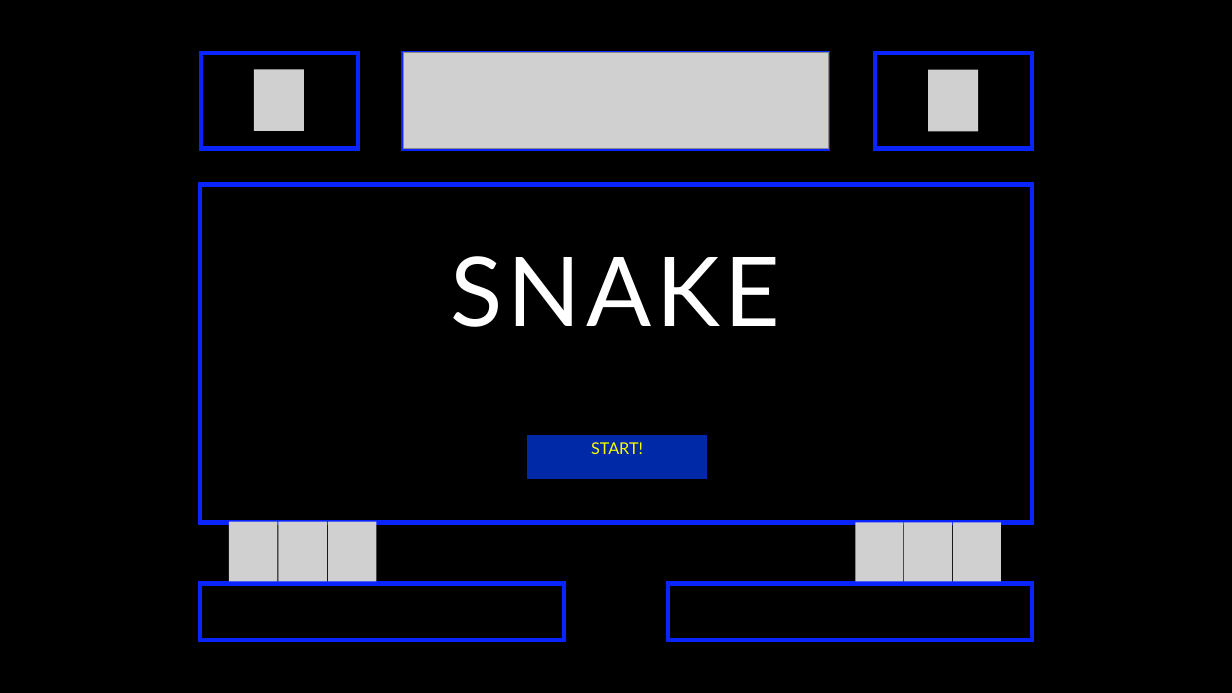
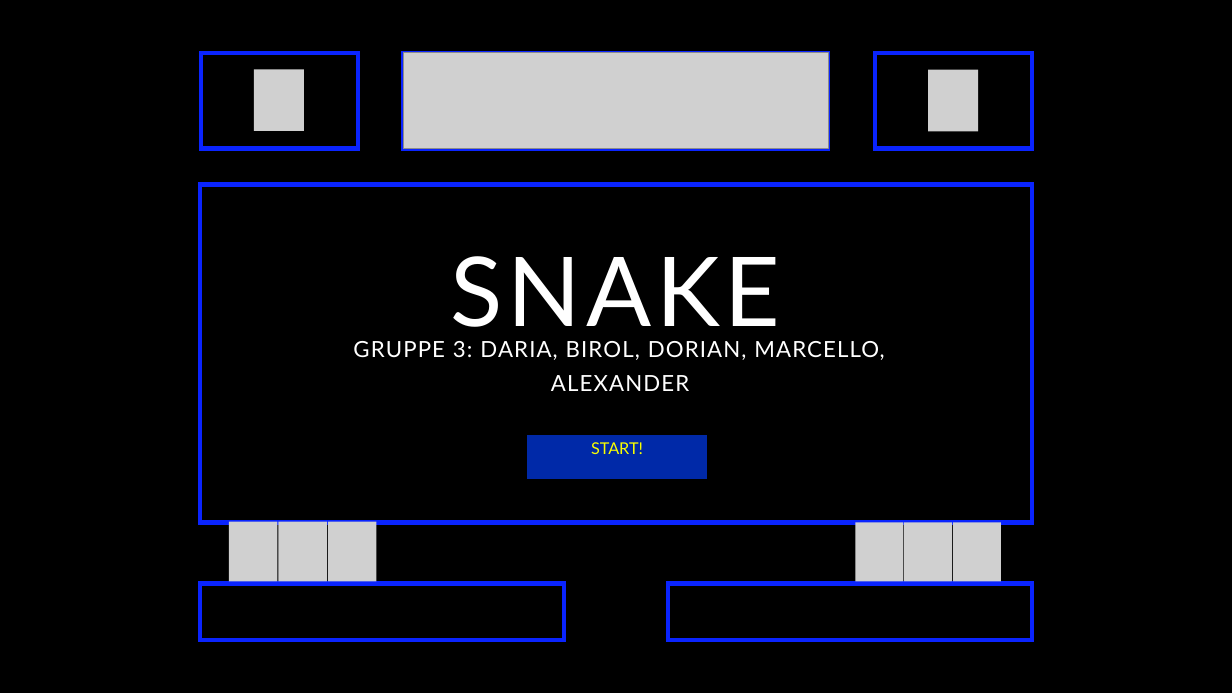
Before and after one commit to MarcelloTa/Snake_Gruppe3, a slide deck: slide 1 of Snake.pptx. Drawn at 1232x693 pixels with LibreOffice and Linux fonts; fonts in the diff are those of the drawing; grey boxes stand for pictures; background and template pictures are left out. Boxes give left, top, right and bottom in pixels: in the first picture for what was removed or moved away, otherwise in the second. Text is boxed around its words. In the diff, an @@ line names an element or a change of style, - is before the commit and + after.

```diff
--- a/Snake.pptx
+++ b/Snake.pptx
@@ text added at box(353, 341, 884, 391), 26 pt, text #FFFFFF @@
+GRUPPE 3: DARIA, BIROL, DORIAN, MARCELLO, ALEXANDER
```
